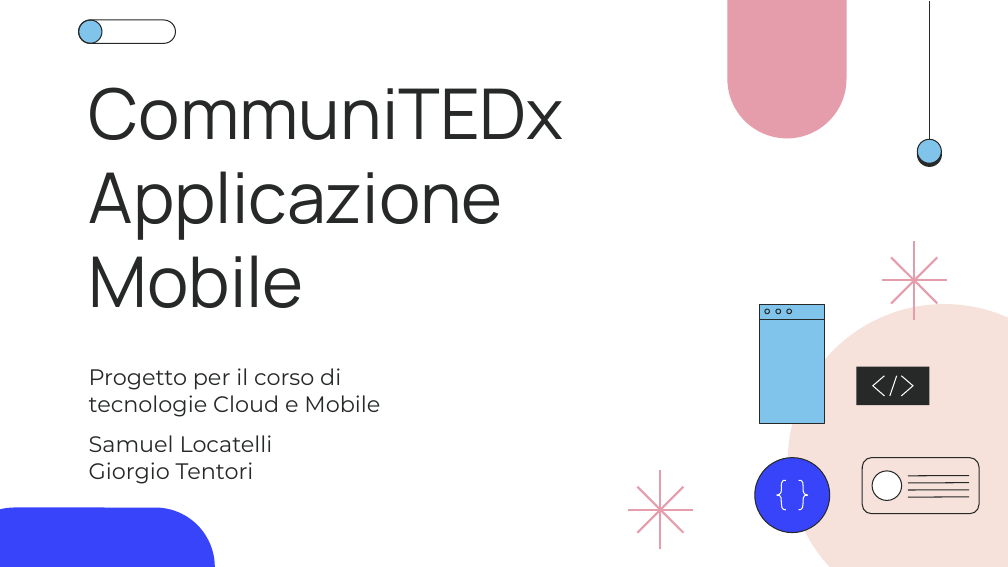
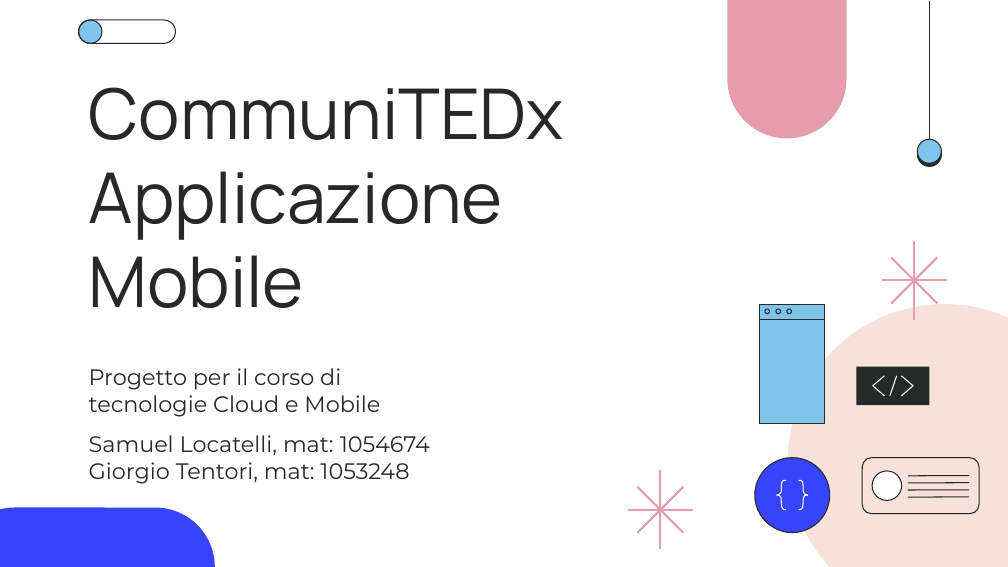
Before and after one commit to giotentori/unibg_cloud_and_mobile, a slide deck: slide 1 of Progetto_TCM/Progetto3.0/CommuniTEDx_3.0.pptx. Drawn at 1008x567 pixels with LibreOffice and Linux fonts; fonts in the diff are those of the drawing. Boxes give left, top, right and bottom in pixels: in the first picture for what was removed or moved away, otherwise in the second. Text is boxed around its words. In the diff, an @@ line names an element or a change of style, - is before the commit and + after.

```diff
--- a/Progetto_TCM/Progetto3.0/CommuniTEDx_3.0.pptx
+++ b/Progetto_TCM/Progetto3.0/CommuniTEDx_3.0.pptx
@@ text at [89, 435, 430, 484]: text changed @@
-Samuel Locatelli
-Giorgio Tentori
+Samuel Locatelli, mat: 1054674
+Giorgio Tentori, mat: 1053248
```
Also in this commit, not shown: 5 other slides changed, 11 slides added, 5 other files.
